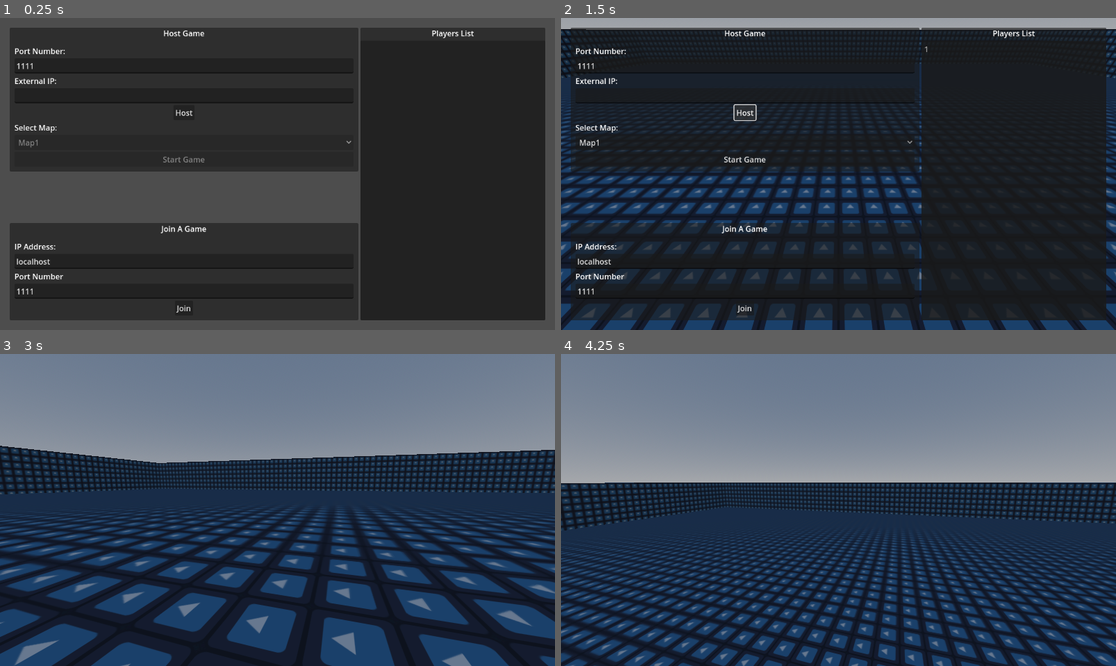
Above: before the commit, frames 1-4 (two rows, left to right).
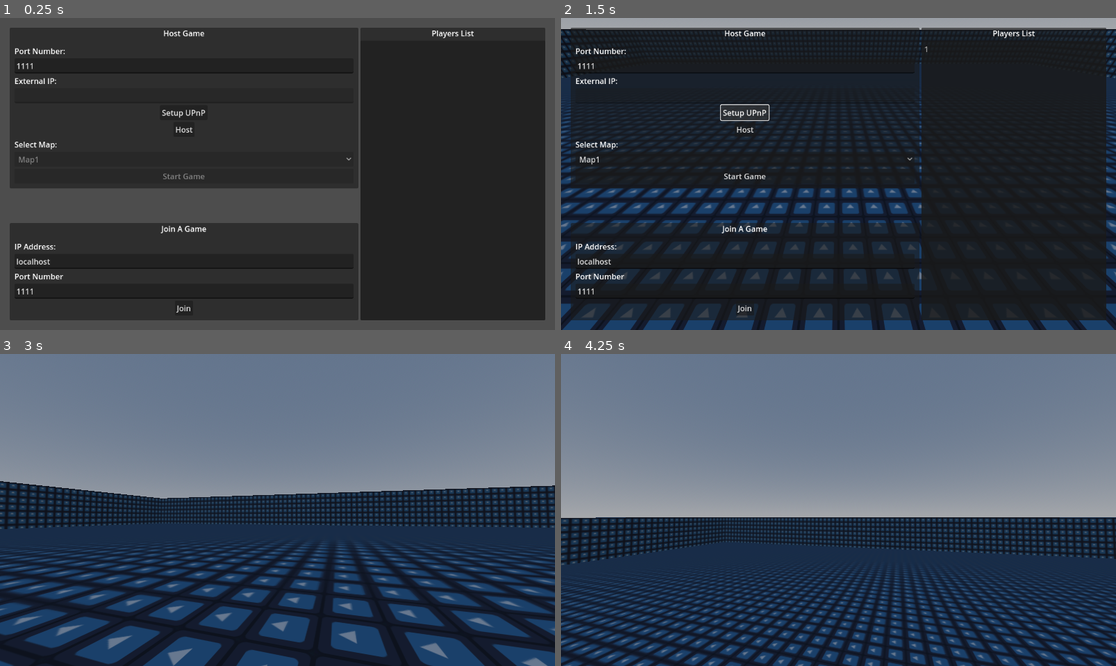
Above: after the commit, the same moments.

Repository: MacdonaldRobinson/Godot4-3D-Multiplayer-Game
Game: Godot game, scene res://Lobby/lobby.tscn
The game is run twice, just before and just after one commit, with the same random seed, the same clock (stepped at 60 frames per second) and the same inputs. The engine's default icon, where the game draws it, is replaced by a stand-in: a white triangle on a blue panel in a dark square.
Inputs (mouse positions are in pixels of both pictures, inside the frame that each line leads up to):
- Up to frame 1 (0.25 s): no input
- Up to frame 2 (1.5 s): click "Host" at 0.5 s; click (744, 111) at 1.25 s, where only the run after the commit has a clickable "Setup UPnP"
- Up to frame 3 (3 s): click "Start Game" at 2 s; move the mouse to (305, 510) at 2.77 s; hold W (forward) from 2.78 s (still down); tap Ctrl (toggle_mouse_capture) at 2.85 s
- Up to frame 4 (4.25 s): tap Space (jump) at 3.02, 3.77 s; move the mouse to (727, 525) at 3.52 s; release W (forward) at 3.53 s; hold S (backward) from 3.53 s (still down); tap Ctrl (toggle_mouse_capture) at 3.6 s

The runs differ from the first frame. In frame 1, 3.7% of the frame differs, in the area x 1-65%, y 29-55%; in frame 2, 2.1%; in frame 3, 41%, in the area x 0-100%, y 29-100%; in frame 4, 39%.
Error before the commit: Assertion failed: UPNP Discovery Failed (res://Lobby/LobbyManagerUI/lobby_manager_ui.gd:149)
Error after the commit: Assertion failed: UPNP Discovery Failed (res://Lobby/LobbyManagerUI/lobby_manager_ui.gd:147)

Commit message:
Added separate UPnP Setup Button

Diff:
--- a/Lobby/LobbyManagerUI/lobby_manager_ui.gd
+++ b/Lobby/LobbyManagerUI/lobby_manager_ui.gd
@@ -44,8 +44,6 @@
 
 	EmmitMapSelected(selected_map_index)
 	add_player(host_peer_id)
-
-	setup_upnp()
 
 	map_selector.disabled = false
 	start_game.disabled = false
@@ -157,3 +155,6 @@
 	print("Successfully Join Address ")
 
 	host_external_ip_address.text = upnp.query_external_address()
+
+func _on_u_pn_p_button_pressed():
+	setup_upnp()
--- a/Lobby/LobbyManagerUI/lobby_manager_ui.tscn
+++ b/Lobby/LobbyManagerUI/lobby_manager_ui.tscn
@@ -91,6 +91,13 @@
 
 [node name="ExternalIPInput" type="LineEdit" parent="MarginContainer/HBoxContainer/VBoxContainer3/Host_Join/VBoxContainer/Host/PanelContainer/VBoxContainer/MarginContainer2/MarginContainer/HostButtonFields/ExternalIP"]
 layout_mode = 2
+editable = false
+
+[node name="UPnPButton" type="Button" parent="MarginContainer/HBoxContainer/VBoxContainer3/Host_Join/VBoxContainer/Host/PanelContainer/VBoxContainer/MarginContainer2/MarginContainer/HostButtonFields"]
+layout_mode = 2
+size_flags_horizontal = 4
+size_flags_vertical = 8
+text = "Setup UPnP"
 
 [node name="HostButton" type="Button" parent="MarginContainer/HBoxContainer/VBoxContainer3/Host_Join/VBoxContainer/Host/PanelContainer/VBoxContainer/MarginContainer2/MarginContainer/HostButtonFields"]
 layout_mode = 2
@@ -201,6 +208,7 @@
 size_flags_vertical = 3
 select_mode = 1
 
+[connection signal="pressed" from="MarginContainer/HBoxContainer/VBoxContainer3/Host_Join/VBoxContainer/Host/PanelContainer/VBoxContainer/MarginContainer2/MarginContainer/HostButtonFields/UPnPButton" to="." method="_on_u_pn_p_button_pressed"]
 [connection signal="pressed" from="MarginContainer/HBoxContainer/VBoxContainer3/Host_Join/VBoxContainer/Host/PanelContainer/VBoxContainer/MarginContainer2/MarginContainer/HostButtonFields/HostButton" to="." method="_on_host_button_pressed"]
 [connection signal="item_selected" from="MarginContainer/HBoxContainer/VBoxContainer3/Host_Join/VBoxContainer/Host/PanelContainer/VBoxContainer/MarginContainer2/MarginContainer/HostButtonFields/SelectMap/SelectMapInput" to="." method="_on_select_map_input_item_selected"]
 [connection signal="pressed" from="MarginContainer/HBoxContainer/VBoxContainer3/Host_Join/VBoxContainer/Host/PanelContainer/VBoxContainer/MarginContainer2/MarginContainer/HostButtonFields/StartGameButton" to="." method="_on_start_game_button_pressed"]
